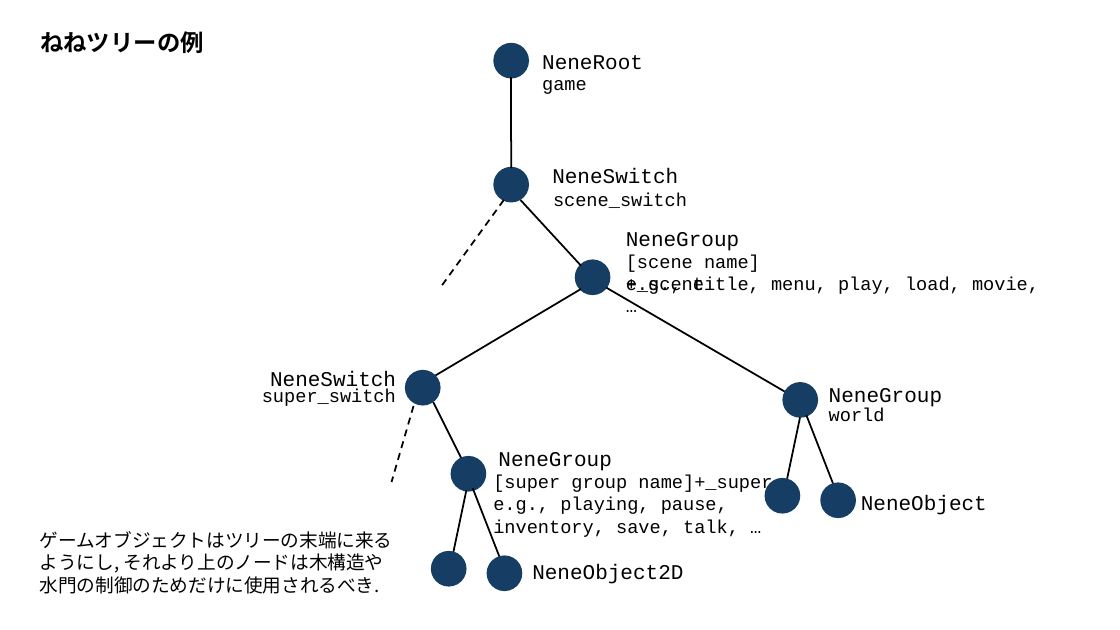
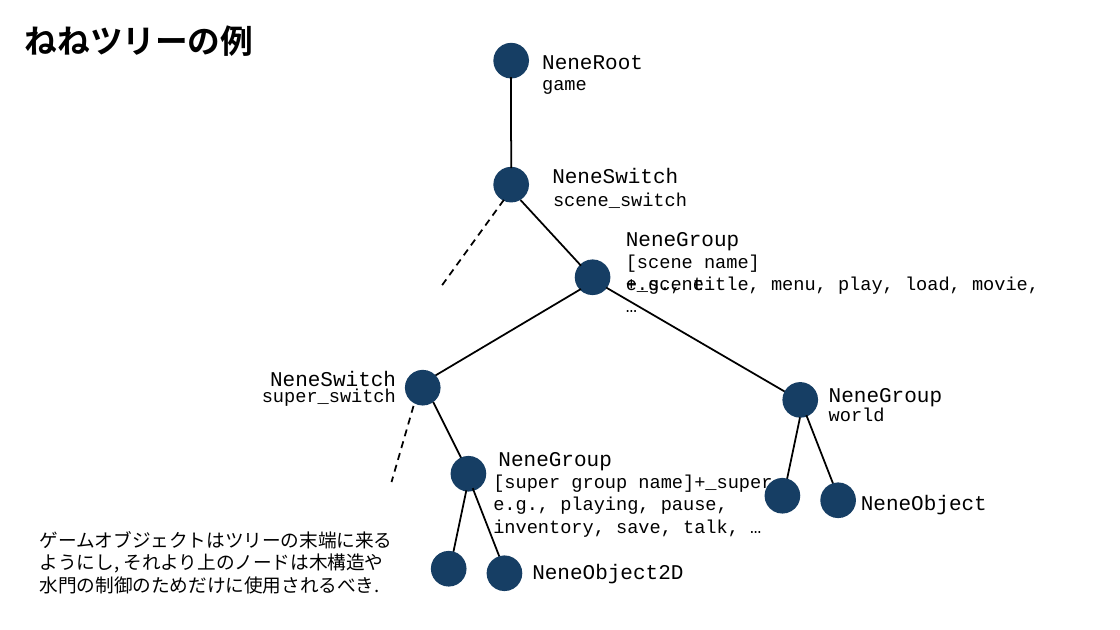
Before and after one commit to SakuraNeneCpp/NeneEngine, a slide deck: slide 3 of figs/slide.pptx. Drawn at 1120x630 pixels with LibreOffice and Linux fonts; fonts in the diff are those of the drawing. Boxes give left, top, right and bottom in pixels: in the first picture for what was removed or moved away, otherwise in the second. Text is boxed around its words. In the diff, an @@ line names an element or a change of style, - is before the commit and + after.

```diff
--- a/figs/slide.pptx
+++ b/figs/slide.pptx
@@ text "ねねツリーの例": place and size @@
-text "ねねツリーの例" at [40,31,204,53]
+text "ねねツリーの例" at [25,25,253,56]
@@ text "ねねツリーの例" at [25,25,253,56]: size 20 to 28 pt @@
```
Also in this commit, not shown: 2 other slides changed, 2 slides added, 1 slide removed, 1 other file.
